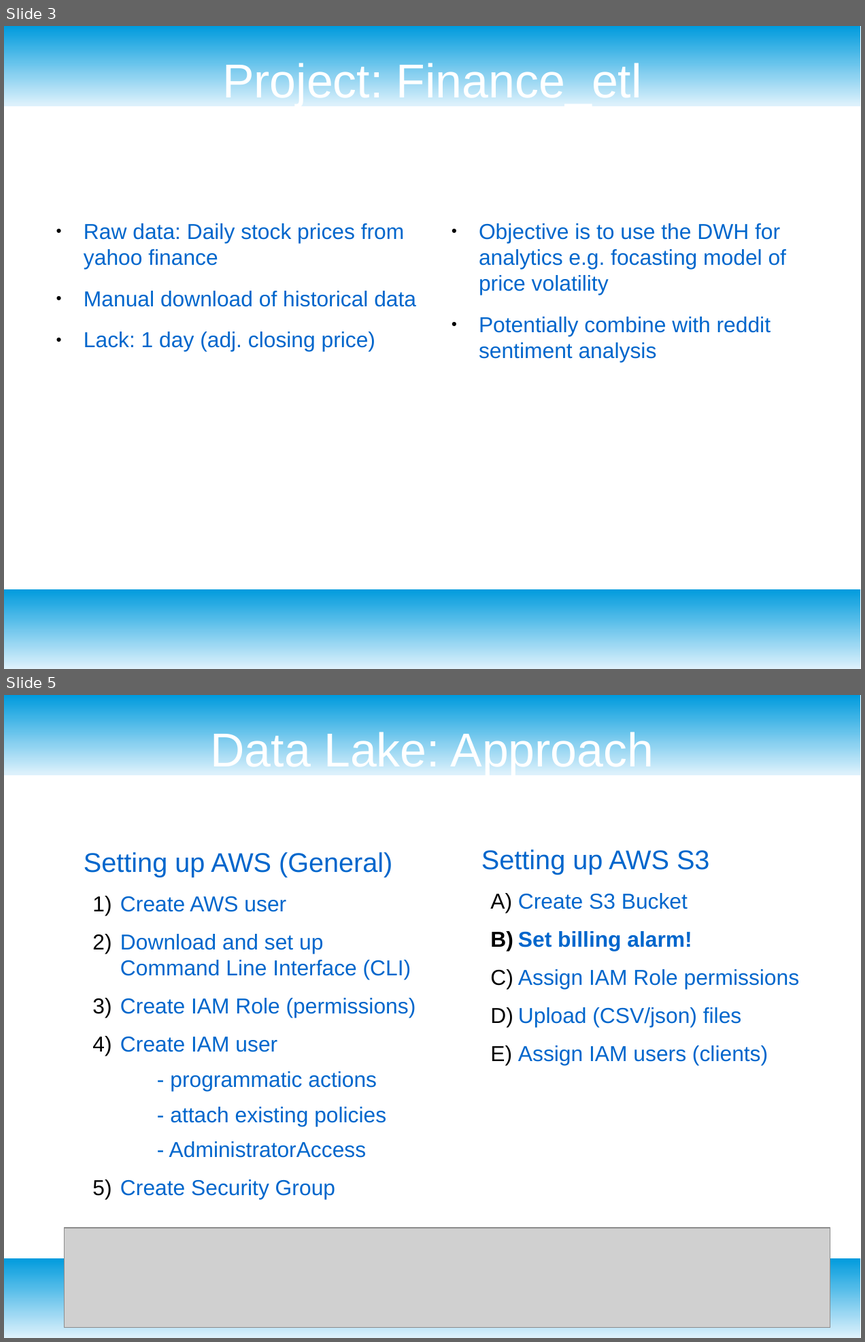
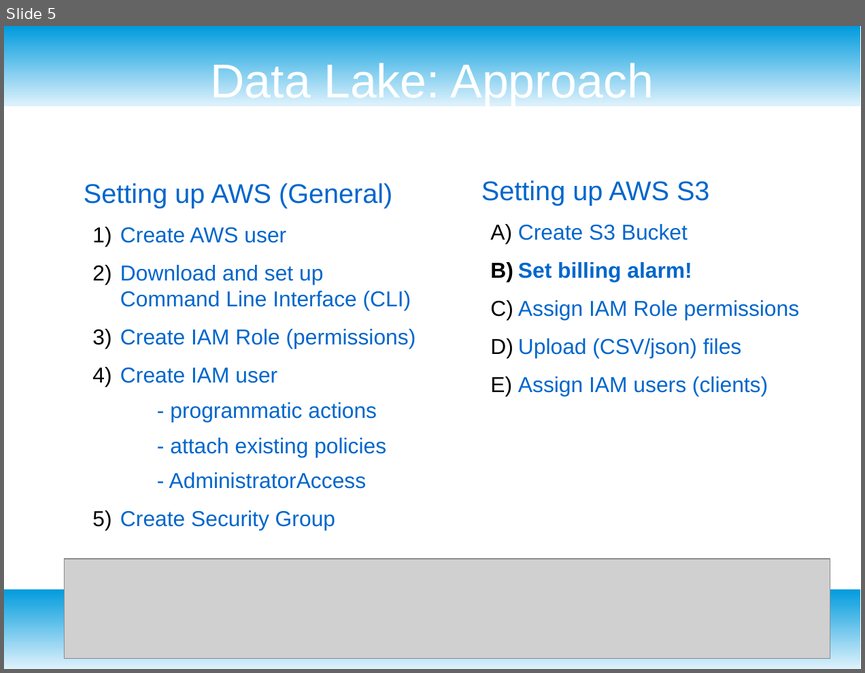
Before and after one commit to MartinBA741/finance_etl, a slide deck: presentation.odp. Shown one above the other, each under a label of ours: slides 3 and 5 before the commit, slide 5 after it; the slides between them are not shown. The pictures are 865x1342 and 865x673 pixels, drawn with LibreOffice and Linux fonts; fonts in the diff are those of the drawing; grey boxes stand for pictures. Boxes give left, top, right and bottom in pixels: in the first picture for what was removed or moved away, otherwise in the second. Text is boxed around its words. In the diff, an @@ line names an element or a change of style, - is before the commit and + after.

```diff
--- a/presentation.odp
+++ b/presentation.odp
@@ slide 3 removed at (4, 26, 861, 669), background #FFFFFF; not listed: 2 template elements that a slide beside it also shows @@
@@ title removed at (222, 59, 642, 106) @@
-Project: Finance_etl
@@ text removed at (84, 223, 416, 351) @@
-● Raw data: Daily stock prices from yahoo finance
-● Manual download of historical data
-● Lack: 1 day (adj. closing price)
@@ text removed at (479, 223, 786, 362) @@
-● Objective is to use the DWH for analytics e.g. focasting model of price volatility
-● Potentially combine with reddit sentiment analysis
```
Also in this commit, not shown: 4 slides changed, 3 slides added, 1 other file.
